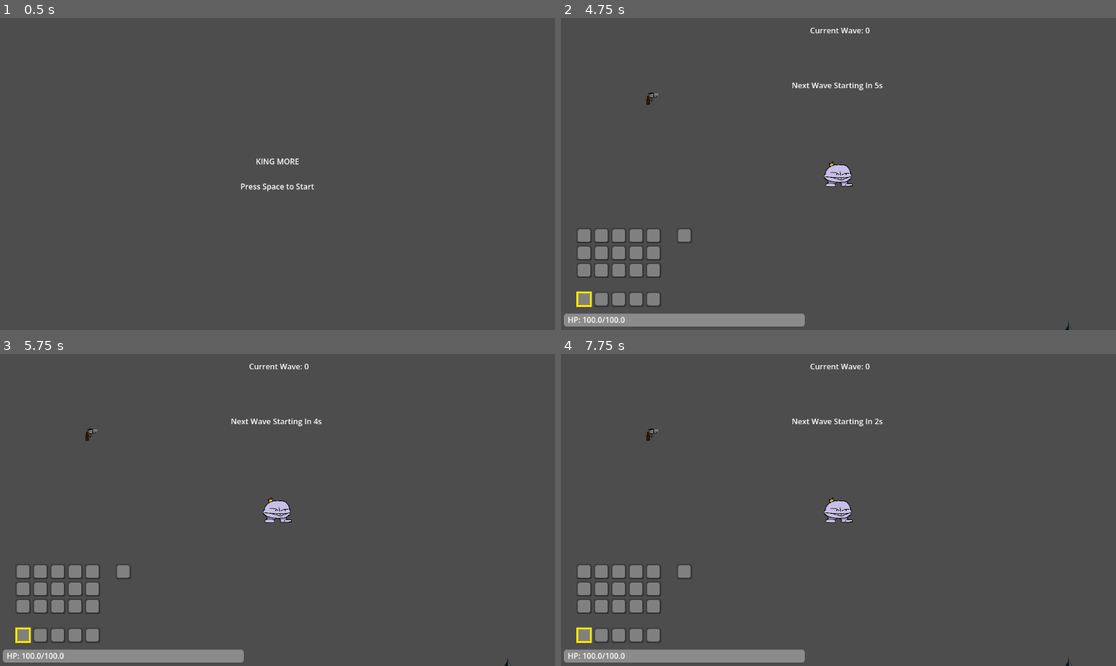
Above: before the commit, frames 1-4 (two rows, left to right).
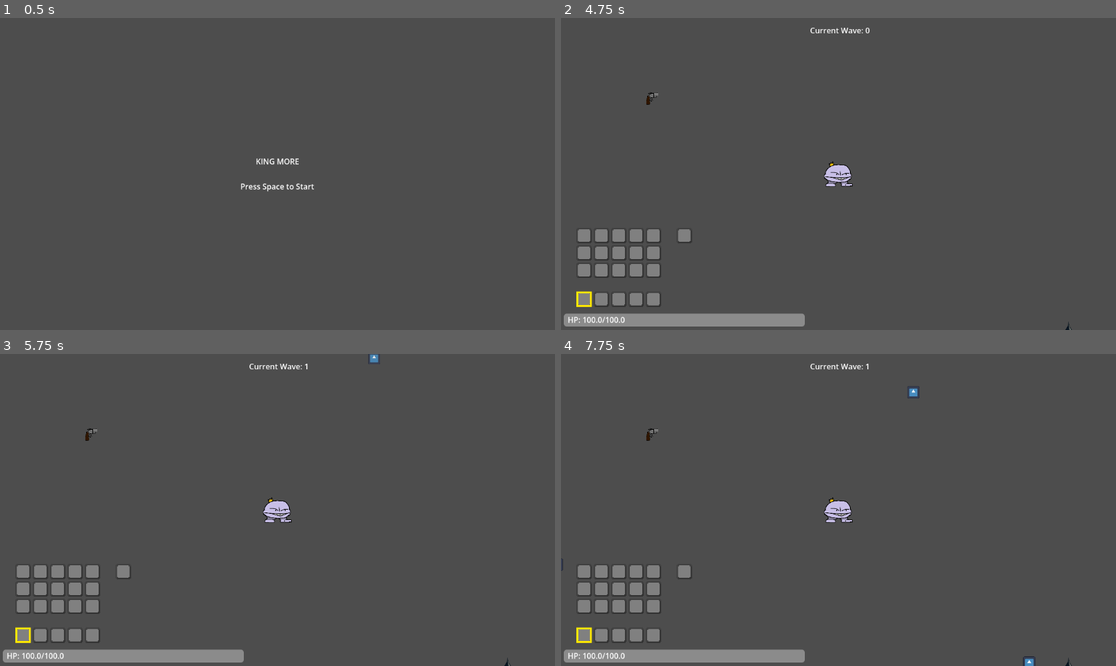
Above: after the commit, the same moments.

Repository: ryan-don31/King-More
Game: Godot game, scene res://scenes/screens/MenuScreen.tscn
The game is run twice, just before and just after one commit, with the same random seed, the same clock (stepped at 60 frames per second) and the same inputs. The engine's default icon, where the game draws it, is replaced by a stand-in: a white triangle on a blue panel in a dark square.
Inputs (mouse positions are in pixels of both pictures, inside the frame that each line leads up to):
- Up to frame 1 (0.5 s): no input
- Up to frame 2 (4.75 s): tap Space at 0.5, 0.77, 3.77 s; move the mouse to (960, 158) at 0.52 s; press the mouse at (960, 158) at 0.53 s; hold D (move_right) 0.53-1.25 s; release the mouse at (960, 158) at 1.25 s; drag from (649, 99) to (810, 236) at 1.27 s; move the mouse to (672, 86) at 2.02 s; press the mouse at (672, 86) at 2.03 s; hold D (move_right) 2.03-2.75 s; tap Mouse wheel down (scroll_down) at 2.1 s; release the mouse at (672, 86) at 2.75 s; drag from (810, 236) to (672, 127) at 2.77 s; move the mouse to (1005, 220) at 3.52 s; press the mouse at (1005, 220) at 3.53 s; hold A (move_left) 3.53-4.25 s; tap I (inventory) at 4.15 s; release the mouse at (1005, 220) at 4.25 s; drag from (672, 127) to (755, 96) at 4.27 s
- Up to frame 3 (5.75 s): tap Space at 5 s; move the mouse to (305, 510) at 5.02 s; press the mouse at (305, 510) at 5.03 s; hold S (move_down) from 5.03 s (still down); tap R at 5.1 s
- Up to frame 4 (7.75 s): release S (move_down) at 5.75 s; release the mouse at (866, 510) at 5.75 s; tap Enter at 5.75 s; drag from (755, 432) to (727, 525) at 5.77 s; tap Space at 6.5, 6.77 s; move the mouse to (960, 494) at 6.52 s; press the mouse at (960, 494) at 6.53 s; hold W (move_up) 6.53-7.25 s; tap Shift (dodge) at 6.6 s; release the mouse at (960, 494) at 7.25 s; drag from (727, 525) to (649, 435) at 7.27 s

Frame 1 is identical in both runs. In frame 2, 0.2% of the frame differs, in the area x 41-58%, y 20-24%; in frame 3, 0.2%; in frame 4, 0.3%, in the area x 0-86%, y 3-100%.

Commit message:
Final touches before presentation

Diff:
--- a/king-more/project.godot
+++ b/king-more/project.godot
@@ -101,6 +101,26 @@
 "events": [Object(InputEventKey,"resource_local_to_scene":false,"resource_name":"","device":-1,"window_id":0,"alt_press …(195 unchanged characters)…
 ]
 }
+left={
+"deadzone": 0.2,
+"events": [Object(InputEventKey,"resource_local_to_scene":false,"resource_name":"","device":-1,"window_id":0,"alt_pressed":false,"shift_pressed":false,"ctrl_pressed":false,"meta_pressed":false,"pressed":false,"keycode":0,"physical_keycode":65,"key_label":0,"unicode":97,"location":0,"echo":false,"script":null)
+]
+}
+right={
+"deadzone": 0.2,
+"events": [Object(InputEventKey,"resource_local_to_scene":false,"resource_name":"","device":-1,"window_id":0,"alt_pressed":false,"shift_pressed":false,"ctrl_pressed":false,"meta_pressed":false,"pressed":false,"keycode":0,"physical_keycode":68,"key_label":0,"unicode":100,"location":0,"echo":false,"script":null)
+]
+}
+up={
+"deadzone": 0.2,
+"events": [Object(InputEventKey,"resource_local_to_scene":false,"resource_name":"","device":-1,"window_id":0,"alt_pressed":false,"shift_pressed":false,"ctrl_pressed":false,"meta_pressed":false,"pressed":false,"keycode":0,"physical_keycode":87,"key_label":0,"unicode":119,"location":0,"echo":false,"script":null)
+]
+}
+down={
+"deadzone": 0.2,
+"events": [Object(InputEventKey,"resource_local_to_scene":false,"resource_name":"","device":-1,"window_id":0,"alt_pressed":false,"shift_pressed":false,"ctrl_pressed":false,"meta_pressed":false,"pressed":false,"keycode":0,"physical_keycode":83,"key_label":0,"unicode":115,"location":0,"echo":false,"script":null)
+]
+}
 
 [physics]
 
--- a/king-more/scenes/enemies/basic_enemy.gd
+++ b/king-more/scenes/enemies/basic_enemy.gd
@@ -2,7 +2,7 @@
 
 
 @export var speed: float = 50.0                   # chase speed toward the player (pixels/sec)
-@export var max_health: float = 300                 # starting HP — dies at 0
+@export var max_health: float = 200                 # starting HP — dies at 0
 @export var spawn_duration: float = 1.5            # flicker duration before becoming active (seconds)
 @export var seperation_radius: float = 80.0        # distance at which nearby enemies start pushing away (pixels)
 @export var seperation_strength: float = 200.0     # how hard enemies push away from each other
@@ -15,6 +15,7 @@
 var current_health: float
 var spawning := true
 var item_drop: ItemInstance
+var bounce_back: float = 0.0
 
 func _ready() -> void:
 	_start_spawn_process()
@@ -44,19 +45,26 @@
 
 	# tries to chase the player if it exists
 	if player:
-		var direction = global_position.direction_to(player.global_position)
+		if(bounce_back > 0.0):
+			bounce_back -= 1.0
+			var bounce_dir = (global_position - player.global_position).normalized()
+			var bounce_strength = 200.0 # You can tweak this value
+			velocity = bounce_dir * bounce_strength
+			move_and_slide()
+		else:
+			var direction = global_position.direction_to(player.global_position)
 
-		var seperation = Vector2.ZERO
-		for enemy in get_tree().get_nodes_in_group("enemies"):
-			if enemy == self:
-				continue
-			var to_me = global_position - enemy.global_position
-			var dist = to_me.length()
-			if dist < seperation_radius and dist > 0:
-				seperation += to_me.normalized() / dist
+			var seperation = Vector2.ZERO
+			for enemy in get_tree().get_nodes_in_group("enemies"):
+				if enemy == self:
+					continue
+				var to_me = global_position - enemy.global_position
+				var dist = to_me.length()
+				if dist < seperation_radius and dist > 0:
+					seperation += to_me.normalized() / dist
 
-		velocity = (direction * speed) + (seperation * seperation_strength)
-		move_and_slide()
+			velocity = (direction * speed) + (seperation * seperation_strength)
+			move_and_slide()
 
 func take_damage(amount: float) -> void:
 	var damage_indicator = preload("res://scenes/ui/damage_indicator.tscn").instantiate()
@@ -77,5 +85,6 @@
 		queue_free()
 
 func _on_hit_box_body_entered(body: Node2D) -> 	void:
-	if body.is_in_group("player"):
-		player.take_damage(10.0)
+		if body.is_in_group("player"):
+			player.take_damage(10.0)
+			bounce_back = 10.0
--- a/king-more/scenes/enemies/boss_enemy.gd
+++ b/king-more/scenes/enemies/boss_enemy.gd
@@ -28,7 +28,7 @@
 @export var aim_spread: float = 0.15               # extra random wobble per projectile (radians)
 
 ## General combat
-@export var max_health: float = 1000.0
+@export var max_health: float = 4000.0
 @export var spawn_duration: float = 2.0
 
 ## Flocking
--- a/king-more/scenes/levels/game_manager.gd
+++ b/king-more/scenes/levels/game_manager.gd
@@ -1,11 +1,13 @@
 extends Node
+
+@export var debug: bool = false
 
 ## Scene references
 @export var enemy_scene: PackedScene               # basic melee enemy scene
 @export var ranged_enemy_scene: PackedScene         # ranged shooter enemy scene (optional — falls back to all basic if unset)
 @export var boss_enemy_scene: PackedScene           # boss scene — spawned alone on the final wave
 @export var spawn_points_container: Node            # parent node holding all Marker2D/Node2D spawn points
-@export var level_scene: Node
+@export var player: Node
 
 ## Wave config
 @export var max_waves: int = 6                      # total number of waves before the game ends
@@ -14,6 +16,7 @@
 @export var wave_multiplier: float = 1.5            # global multiplier on total enemy count (1.0 = no change, 2.0 = double)
 @export var ranged_enemy_wave_start: int = 3        # first wave ranged enemies appear in
 @export var ranged_enemy_percentage: float = 0.3    # fraction of each wave that's ranged (0.0–1.0)
+@export var drop_chance: float = 0.3
 
 ## Spawning
 @export var spawn_offset_range: float = 100.0       # random position scatter around each spawn point (pixels)
@@ -34,6 +37,8 @@
 	GameState.total_waves = max_waves
 
 	call_deferred("spawn_starting_wep")
+
+	player.debug = debug
 
 	if not enemy_scene:
 		push_error("Enemy scene is empty!")
@@ -123,11 +128,14 @@
 	var min_fire_rate = 0.5
 	var max_fire_rate = 2
 
-	if current_wave >= 2:
+
+	if current_wave >= 5:
+		spawn_crowns = true
+		drop_chance = 0.2
 		min_damage = 50
-		max_damage = 90
-		min_fire_rate = 0.45
-		max_fire_rate = 2.1
+		max_damage = 200
+		min_fire_rate = 0.3
+		max_fire_rate = 2.5
 		item_pool = [
 			ItemTypes.ItemType.WEAPON_BASIC,
 			ItemTypes.ItemType.WEAPON_LIGHTNING,
@@ -135,34 +143,36 @@
 		]
 	elif current_wave >= 3:
 		spawn_crowns = true
+		drop_chance = 0.3
 		min_damage = 50
-		max_damage = 100
+		max_damage = 125
 		min_fire_rate = 0.4
 		max_fire_rate = 2.2
 		item_pool = [
 			ItemTypes.ItemType.WEAPON_BASIC,
 			ItemTypes.ItemType.WEAPON_LIGHTNING,
-			ItemTypes.ItemType.WEAPON_PLASMA
 		]
-	elif current_wave >= 5:
-		spawn_crowns = true
+	elif current_wave >= 2:
 		min_damage = 50
-		max_damage = 120
-		min_fire_rate = 0.3
-		max_fire_rate = 2.5
+		max_damage = 100
+		min_fire_rate = 0.45
+		max_fire_rate = 2.1
 		item_pool = [
 			ItemTypes.ItemType.WEAPON_BASIC,
-			ItemTypes.ItemType.WEAPON_LIGHTNING,
-			ItemTypes.ItemType.WEAPON_PLASMA
 		]
 
+
+
 	# 30% chance of weapon drop. 80% of drops are weapon, rest can be crown
-	if randf() < 0.3:
-		if randf() < 0.8:
+	if randf() < drop_chance:
+		if randf() < 0.9:
 			# weapon_type_pool: Array, min_damage: float, max_damage: float, min_fire_rate: float, max_fire_rate: float
 			item_drop = ItemSpawner.generate_random_wep(item_pool, min_damage, max_damage, min_fire_rate, max_fire_rate)
 		else:
-			item_drop = ItemSpawner.generate_random_crown()
+			if spawn_crowns:
+				item_drop = ItemSpawner.generate_random_crown()
+
+	return item_drop
 
 func spawn_starting_wep():
 	var weapon_type = ItemTypes.ItemType.WEAPON_BASIC
--- a/king-more/scenes/levels/level.tscn
+++ b/king-more/scenes/levels/level.tscn
@@ -63,12 +63,16 @@
 [node name="Sprite2D" type="Sprite2D" parent="SpawnPoints/SpawnPoint3" unique_id=1710347441]
 texture = ExtResource("4_d4w6o")
 
-[node name="GameManager" parent="." unique_id=2111597040 node_paths=PackedStringArray("spawn_points_container") instance=ExtResource("3_xb4v1")]
+[node name="GameManager" parent="." unique_id=2111597040 node_paths=PackedStringArray("spawn_points_container", "player") instance=ExtResource("3_xb4v1")]
+debug = true
 enemy_scene = ExtResource("4_xb4v1")
 ranged_enemy_scene = ExtResource("7_mbbpy")
 boss_enemy_scene = ExtResource("9_icy5c")
 spawn_points_container = NodePath("../SpawnPoints")
+player = NodePath("../Player")
+max_waves = 8
 base_enemies_per_wave = 3
 enemies_per_wave_increase = 3
-grace_period = 10.0
+wave_multiplier = 1.0
+drop_chance = 0.5
 cooldown_between_waves = 15.0
--- a/king-more/scenes/ui/player_status_ui.tscn
+++ b/king-more/scenes/ui/player_status_ui.tscn
@@ -16,8 +16,6 @@
 offset_top = 614.0
 offset_right = 506.0
 offset_bottom = 641.0
-exp_edit = true
-rounded = true
 show_percentage = false
 
 [node name="HP Label" type="Label" parent="." unique_id=109110409]
--- a/king-more/scripts/inventory/inventory.gd
+++ b/king-more/scripts/inventory/inventory.gd
@@ -57,8 +57,6 @@
 	var from_array = _get_array(from_type)
 	var to_array = _get_array(to_type)
 
-	print(from_index, to_index)
-
 	# bounds safety
 	if from_index < 0 or from_index >= from_array.size():
 		return
--- a/king-more/scripts/player/player.gd
+++ b/king-more/scripts/player/player.gd
@@ -1,4 +1,6 @@
 extends CharacterBody2D
+
+var debug: bool = false
 
 # Player attributes
 @export var base_speed: float = 200.0
@@ -43,9 +45,7 @@
 func use():
 	var item = inventory.selected_item
 
-	print(item)
-
-	if(item.item_type):
+	if(item.item_type != null):
 		match item.item_type:
 			ItemTypes.ItemType.WEAPON_BASIC:
 				var projectile = preload("res://scenes/projectile/projectile.tscn").instantiate()
@@ -53,7 +53,6 @@
 				projectile.global_position = global_position
 				projectile.direction = dir
 				projectile.damage = inventory.selected_item.damage + damage_boost
-				print("Getting here")
 				get_tree().current_scene.add_child(projectile)
 
 			ItemTypes.ItemType.WEAPON_LIGHTNING:
@@ -94,7 +93,9 @@
 		render_cooldown_bar()
 
 	if(!UiManager.inventory_open):
-		# handle_debug()
+		if debug:
+			handle_debug()
+
 		check_inputs()
 		animate_item()
 
--- a/king-more/scripts/systems/item_spawner.gd
+++ b/king-more/scripts/systems/item_spawner.gd
@@ -25,14 +25,15 @@
 	"Dreamy",
 	"Toe-Tickling",
 	"Green",
-	"The Best"
+	"The Best",
+	"Cristiano's Own"
 ]
 
 func generate_weapon(weapon_type: ItemTypes.ItemType, name: String, damage: float, fire_rate: float):
 	var item_instance = ItemInstance.new()
 	item_instance.name = name
 	item_instance.item_category = ItemTypes.ItemCategory.WEAPON
-	item_instance.item_type = ItemTypes.ItemType.WEAPON_BASIC
+	item_instance.item_type = weapon_type
 	item_instance.damage = damage
 	item_instance.fire_rate = fire_rate
 	return item_instance
@@ -78,6 +79,7 @@
 			item_instance.damage *= 0.8
 		ItemTypes.ItemType.WEAPON_PLASMA:
 			item_instance.fire_rate *= 3
+			item_instance.damage *= 0.5
 
 	return item_instance
 
--- a/king-more/scripts/ui/inventory_slot.gd
+++ b/king-more/scripts/ui/inventory_slot.gd
@@ -24,6 +24,18 @@
 				emit_signal("start_drag", item, slot_type, slot_index)
 			elif !event.pressed and event.button_index == 1:
 				emit_signal("end_drag")
+
+			# TEMPORARY "DELETE ITEM" LOGIC
+			elif event.pressed and event.button_index == 2 and item:
+				print(slot_type)
+				match slot_type:
+					inventory_ref.SlotType.CROWNS:
+						inventory_ref.crown_slots[slot_index] = null
+					inventory_ref.SlotType.INVENTORY:
+						inventory_ref.inventory_slots[slot_index] = null
+					inventory_ref.SlotType.EQUIPMENT:
+						inventory_ref.equipped_slots[slot_index] = null
+				inventory_ref.emit_signal("inventory_changed")
 
 func set_item(new_item: ItemInstance):
 	# If we're already connected to an old item, disconnect it first
--- a/king-more/scripts/ui/player_status_ui.gd
+++ b/king-more/scripts/ui/player_status_ui.gd
@@ -13,4 +13,5 @@
 # Called every frame. 'delta' is the elapsed time since the previous frame.
 func _process(delta: float) -> void:
 	health_bar.value = player.health
+	health_bar.max_value = player.max_health
 	health_label.text = "HP: " + str(player.health) + "/" + str(player.max_health)
Not shown: 1 places in king-more/scenes/levels/level.tscn that only renumber resources
Not shown: 1 places in king-more/scenes/ui/player_status_ui.tscn that only renumber resources
